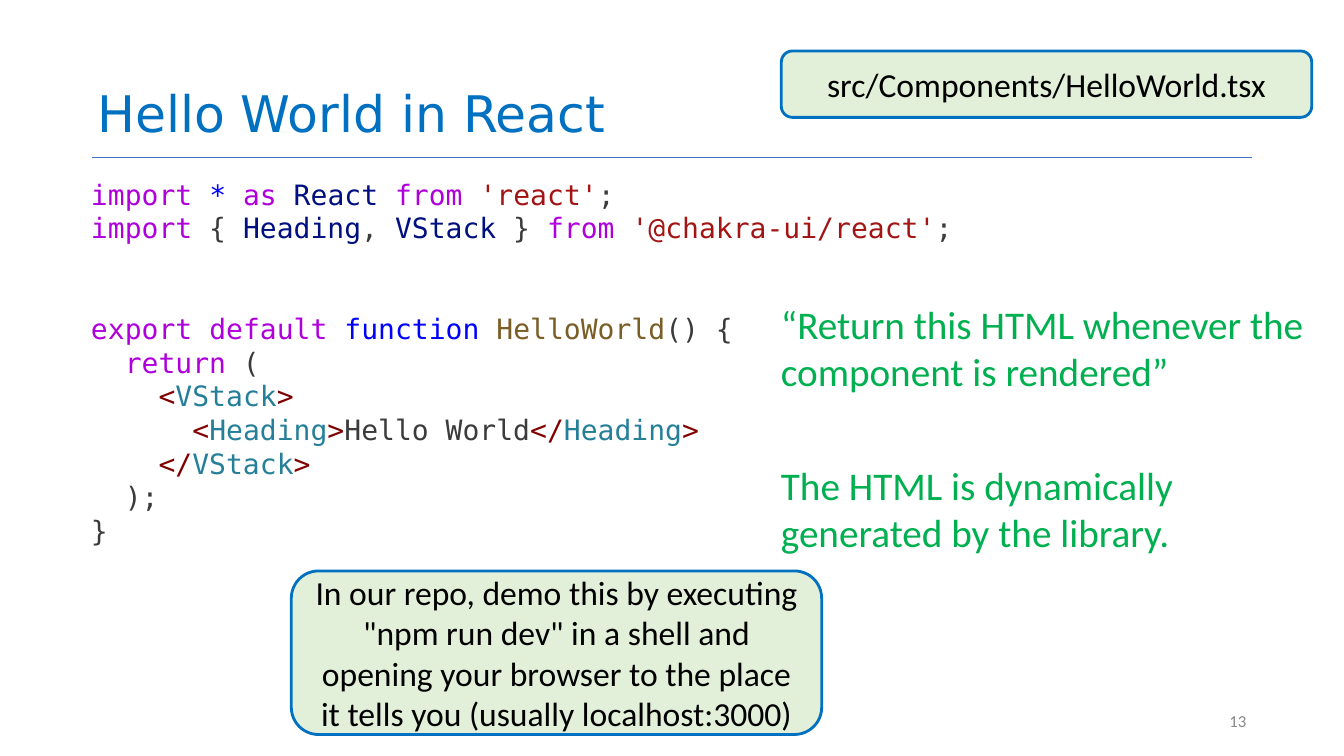
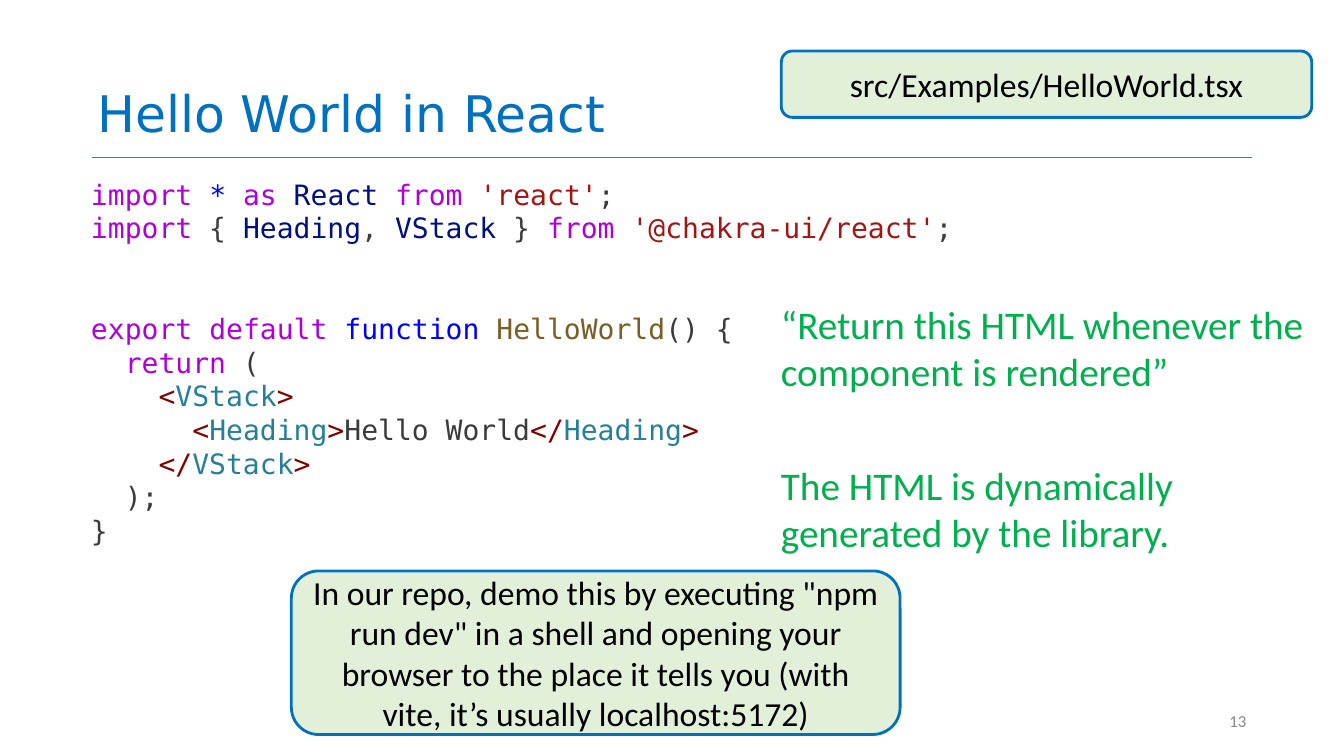
Before and after one commit to neu-se/CS4530-Fall-2026, a slide deck: slide 13 of Slides/Module 05 React Basics.pptx. Drawn at 1344x756 pixels with LibreOffice and Linux fonts; fonts in the diff are those of the drawing. Boxes give left, top, right and bottom in pixels: in the first picture for what was removed or moved away, otherwise in the second. Text is boxed around its words. In the diff, an @@ line names an element or a change of style, - is before the commit and + after.

```diff
--- a/Slides/Module 05 React Basics.pptx
+++ b/Slides/Module 05 React Basics.pptx
@@ text in rounded rectangle at (850, 73, 1243, 103): text changed @@
-src/Components/HelloWorld.tsx
+src/Examples/HelloWorld.tsx
@@ rounded rectangle "In our repo, demo this ...": place and size @@
-rounded rectangle "In our repo, demo this ..." at (291, 571, 822, 734)
+rounded rectangle "In our repo, demo this ..." at (291, 571, 900, 734)
@@ text in rounded rectangle at (313, 581, 878, 735): text changed @@
-In our repo, demo this by executing "npm run dev" in a shell and opening your browser to the place it tells you (usually localhost:3000)
+In our repo, demo this by executing "npm run dev" in a shell and opening your browser to the place it tells you (with vite, it’s usually localhost:5172)
```
Also in this commit, not shown: 14 other slides changed, 3 other files.
